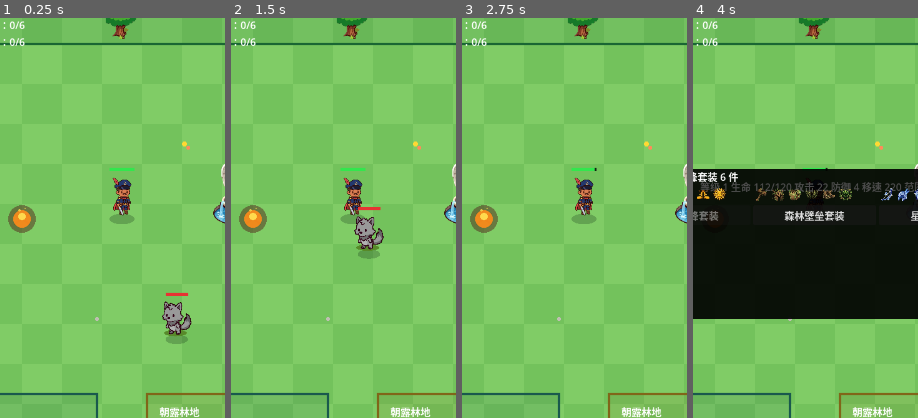
Above: before the commit, frames 1-4 (left to right).
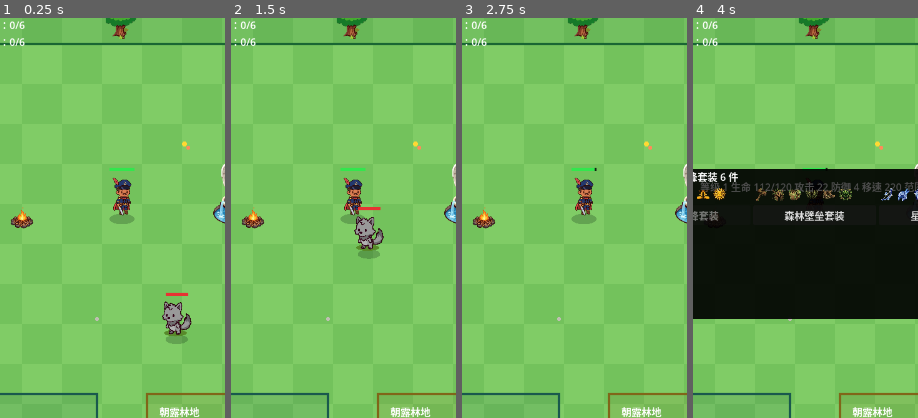
Above: after the commit, the same moments.

Repository: oneyi53/game
Game: Godot game, scene res://scenes/main.tscn
The game is run twice, just before and just after one commit, with the same random seed, the same clock (stepped at 60 frames per second) and the same inputs.
Inputs:
- Up to frame 1 (0.25 s): no input
- Up to frame 2 (1.5 s): click "技能" at 0.5 s; click "交互" at 1.25 s
- Up to frame 3 (2.75 s): click "保存" at 2 s
- Up to frame 4 (4 s): click "英雄" at 2.75 s; click "装备" at 3.5 s
The pictures show only the part of the screen within x 23-73%, y 22-72%; the shares and areas given below are measured in that part.

The runs differ from the first frame. In frame 1, 0.7% of the frame differs, in the area x 3-16%, y 46-54%; in frame 2, 0.7%; in frame 3, 0.7%; in frame 4, less than 0.1%.

Commit message:
art: connect existing equipment and scene sprites

Diff:
--- a/scripts/interactable/campfire.gd
+++ b/scripts/interactable/campfire.gd
@@ -1,17 +1,9 @@
 class_name Campfire
 extends Node2D
 
-# Placeholder campfire marker, drawn in code like the map: an orange
-# circle with a flame dot. No art asset, no gameplay logic here;
-# interaction (fog prompt / wood check / dispel) lives in Main,
-# exactly like the chest, so this node can never lock a zone.
+# Visual uses the original campfire sprite; interaction and progression
+# remain in Main so this node cannot independently unlock a zone.
+const CAMPFIRE_TEXTURE: Texture2D = preload("res://assets/art-v1/sprites/scene/campfire.png")
 
 func _draw() -> void:
-    # Visual only: same footprint, no gameplay logic here.
-    draw_circle(Vector2.ZERO, 22.0, Color(0.35, 0.25, 0.15, 0.6))
-    draw_line(Vector2(-12.0, 8.0), Vector2(12.0, -8.0), Color(0.45, 0.3, 0.15), 3.0)
-    draw_line(Vector2(12.0, 8.0), Vector2(-12.0, -8.0), Color(0.45, 0.3, 0.15), 3.0)
-    draw_circle(Vector2.ZERO, 14.0, Color(1.0, 0.55, 0.1, 0.9))
-    draw_circle(Vector2(0.0, -4.0), 6.0, Color(1.0, 0.85, 0.3, 1.0))
-    draw_circle(Vector2(-4.0, -14.0), 2.0, Color(1.0, 0.85, 0.3, 0.8))
-    draw_circle(Vector2(5.0, -17.0), 1.5, Color(1.0, 0.85, 0.3, 0.6))
+    draw_texture_rect(CAMPFIRE_TEXTURE, Rect2(-34.0, -48.0, 68.0, 68.0), false)
